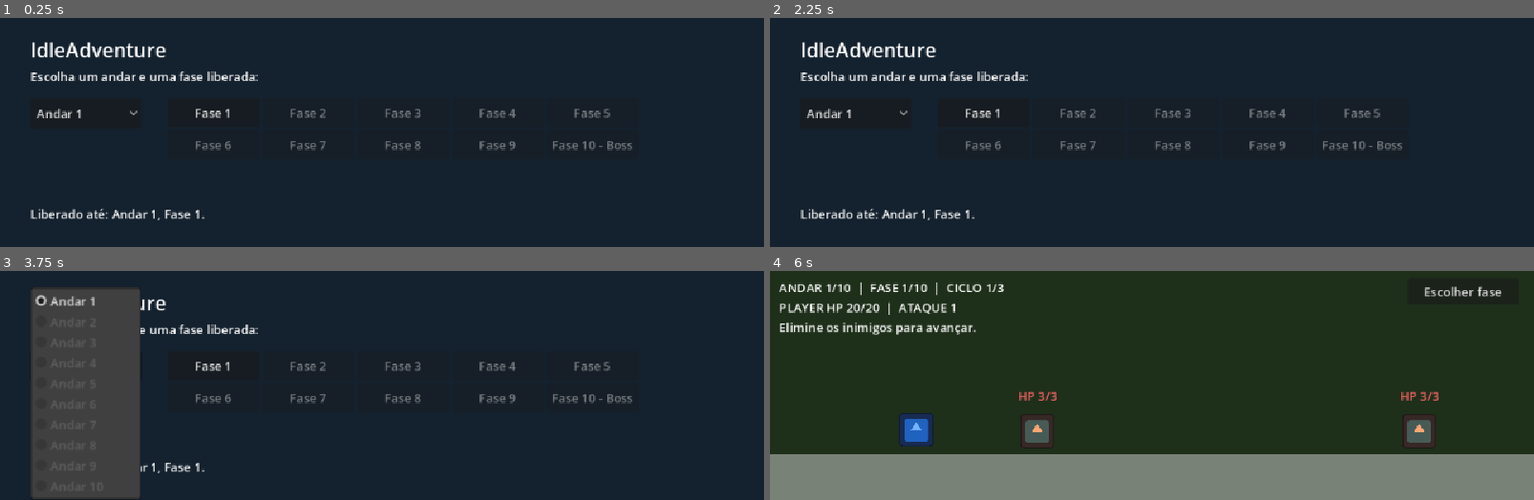
Above: before the commit, frames 1-4 (two rows, left to right).
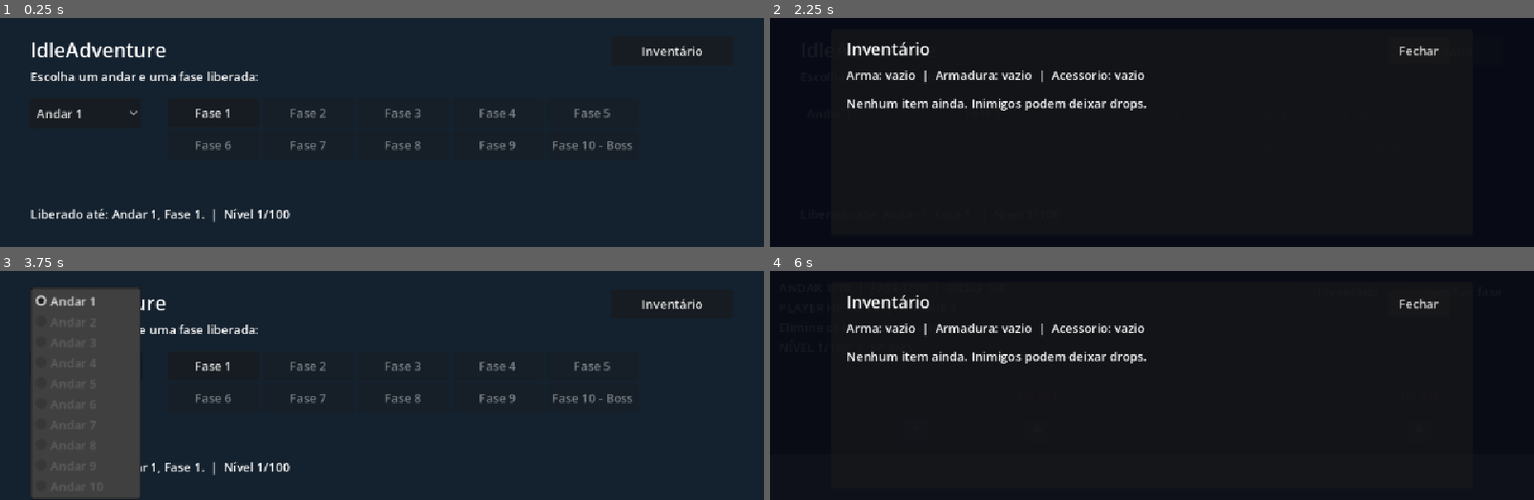
Above: after the commit, the same moments.

Repository: LucasSMFerreira/IdleAdventure
Game: Godot game, scene res://scenes/menu.tscn
Same seed, same stepped clock (60 frames per second), same inputs: the game is played once before the commit and once after it. The engine's default icon, where the game draws it, is replaced by a stand-in: a white triangle on a blue panel in a dark square.
Inputs (mouse positions are in pixels of both pictures, inside the frame that each line leads up to):
- Up to frame 1 (0.25 s): no input
- Up to frame 2 (2.25 s): click "Fase 1" at 0.5 s; click "Escolher fase" at 1.25 s; click (1442, 50) at 2 s, where only the run after the commit has a clickable "Inventário"
- Up to frame 3 (3.75 s): click (649, 303) at 2.75 s, where only the run after the commit has a clickable "Fechar"; click "Andar 1" at 3.5 s
- Up to frame 4 (6 s): click "Andar 1" at 4.25 s; click "Fase 1" at 5 s; click (1350, 291) at 5.75 s, where only the run after the commit has a clickable "Inventário"

The runs differ from the first frame. In frame 1, 0.4% of the frame differs, in the area x 27-92%, y 12-90%; in frame 2, 5.3%; in frame 3, 0.4%; in frame 4, 97%, in the area x 0-100%, y 0-100%.

Commit message:
Adiciona nivel, drops e inventario

Diff:
--- a/scenes/enemy.gd
+++ b/scenes/enemy.gd
@@ -2,6 +2,7 @@
 extends CharacterBody2D
 
 signal atacou(alvo: Player, dano: int)
+signal morreu(tipo: String)
 
 var vida_maxima = 3
 var vida_atual = vida_maxima
@@ -40,6 +41,7 @@
 	visual.modulate = Color(1, 0.25, 0.25)
 	create_tween().tween_property(visual, "modulate", cor_base, 0.3)
 	if vida_atual == 0:
+		morreu.emit(tipo)
 		tempo_ataque.stop()
 		var saida = create_tween()
 		saida.tween_property(self, "modulate", Color(1, 1, 1, 0), 0.35)
--- /dev/null
+++ b/scenes/inventario.gd
@@ -0,0 +1,43 @@
+extends CanvasLayer
+
+signal equipamento_mudou
+
+@onready var lista: VBoxContainer = $Painel/Lista/Itens
+@onready var status: Label = $Painel/Status
+
+func _ready():
+	_atualizar()
+
+func _atualizar():
+	for linha in lista.get_children():
+		linha.free()
+	var nomes = []
+	for slot in ["arma", "armadura", "acessorio"]:
+		var item = EstadoJogo.item_equipado(slot)
+		nomes.append("%s: %s" % [slot.capitalize(), item.get("nome", "vazio")])
+	status.text = "  |  ".join(nomes)
+	if EstadoJogo.inventario.is_empty():
+		var aviso = Label.new()
+		aviso.text = "Nenhum item ainda. Inimigos podem deixar drops."
+		lista.add_child(aviso)
+	for item in EstadoJogo.inventario:
+		var linha = HBoxContainer.new()
+		var descricao = Label.new()
+		descricao.custom_minimum_size = Vector2(620, 32)
+		descricao.text = "%s  |  +%d HP  +%d ATK" % [item["nome"], int(item["bonus_vida"]), int(item["bonus_ataque"])]
+		linha.add_child(descricao)
+		var botao = Button.new()
+		botao.custom_minimum_size = Vector2(130, 32)
+		botao.text = "Equipado" if int(EstadoJogo.equipados.get(item["slot"], 0)) == int(item["id"]) else "Equipar"
+		botao.disabled = botao.text == "Equipado"
+		botao.pressed.connect(_equipar.bind(int(item["id"])))
+		linha.add_child(botao)
+		lista.add_child(linha)
+
+func _equipar(id: int):
+	if EstadoJogo.equipar(id):
+		equipamento_mudou.emit()
+		_atualizar()
+
+func _on_fechar_pressed():
+	queue_free()
--- /dev/null
+++ b/scenes/inventario.tscn
@@ -0,0 +1,50 @@
+[gd_scene format=3]
+
+[ext_resource type="Script" path="res://scenes/inventario.gd" id="1_inventory"]
+
+[node name="Inventario" type="CanvasLayer"]
+layer = 10
+script = ExtResource("1_inventory")
+
+[node name="Fundo" type="ColorRect" parent="."]
+offset_right = 1000.0
+offset_bottom = 300.0
+color = Color(0.03, 0.04, 0.08, 0.94)
+
+[node name="Painel" type="Panel" parent="."]
+offset_left = 80.0
+offset_top = 15.0
+offset_right = 920.0
+offset_bottom = 285.0
+
+[node name="Titulo" type="Label" parent="Painel"]
+offset_left = 20.0
+offset_top = 10.0
+offset_right = 400.0
+offset_bottom = 42.0
+theme_override_font_sizes/font_size = 22
+text = "Inventário"
+
+[node name="Fechar" type="Button" parent="Painel"]
+offset_left = 730.0
+offset_top = 10.0
+offset_right = 810.0
+offset_bottom = 45.0
+text = "Fechar"
+
+[node name="Status" type="Label" parent="Painel"]
+offset_left = 20.0
+offset_top = 48.0
+offset_right = 810.0
+offset_bottom = 75.0
+text = "Arma: vazio  |  Armadura: vazio  |  Acessório: vazio"
+
+[node name="Lista" type="ScrollContainer" parent="Painel"]
+offset_left = 20.0
+offset_top = 85.0
+offset_right = 810.0
+offset_bottom = 250.0
+
+[node name="Itens" type="VBoxContainer" parent="Painel/Lista"]
+
+[connection signal="pressed" from="Painel/Fechar" to="." method="_on_fechar_pressed"]
--- a/scenes/main.gd
+++ b/scenes/main.gd
@@ -8,6 +8,8 @@
 @onready var texto_fase: Label = $Interface/Fase
 @onready var texto_player: Label = $Interface/VidaPlayer
 @onready var objetivo: Label = $Interface/Objetivo
+@onready var texto_xp: Label = $Interface/Experiencia
+@onready var texto_drop: Label = $Interface/Drop
 @onready var reinicio: Timer = $Reinicio
 
 var andar_atual = 1
@@ -20,8 +22,9 @@
 func _ready():
 	andar_atual = EstadoJogo.andar_escolhido
 	fase_atual = EstadoJogo.fase_escolhida
-	player.configurar_melhorias(EstadoJogo.maior_fase_liberada)
+	_aplicar_status()
 	_on_player_vida_mudou(player.vida_atual, player.vida_maxima)
+	_atualizar_xp()
 	_criar_onda()
 
 func _physics_process(_delta):
@@ -49,7 +52,7 @@
 		else:
 			fase_atual = 1
 			andar_atual += 1
-		player.configurar_melhorias(EstadoJogo.maior_fase_liberada)
+		player.curar(player.vida_maxima)
 	player.position = Vector2(100, 210)
 	_criar_onda()
 	trocando_ciclo = false
@@ -80,6 +83,7 @@
 	add_child(inimigo)
 	inimigo.position = Vector2(x, 210)
 	inimigo.atacou.connect(_on_inimigo_atacou)
+	inimigo.morreu.connect(_on_inimigo_morreu)
 
 func _on_player_atacou(alvo: Enemy):
 	if is_instance_valid(alvo):
@@ -88,6 +92,24 @@
 func _on_inimigo_atacou(alvo: Player, dano: int):
 	if alvo == player and not em_derrota:
 		player.receber_dano(dano)
+
+func _on_inimigo_morreu(tipo: String):
+	if EstadoJogo.ganhar_xp(Progressao.xp_inimigo(andar_atual, tipo)):
+		_aplicar_status()
+	var item = Itens.gerar_drop(andar_atual, fase_atual, tipo)
+	if not item.is_empty():
+		EstadoJogo.adicionar_item(item)
+		texto_drop.text = "DROP: %s  |  Abra o inventário para equipar." % item["nome"]
+	_atualizar_xp()
+
+func _aplicar_status():
+	player.configurar_status(EstadoJogo.nivel, EstadoJogo.bonus_vida(), EstadoJogo.bonus_ataque())
+
+func _atualizar_xp():
+	if EstadoJogo.nivel == Evolucao.NIVEL_MAXIMO:
+		texto_xp.text = "NÍVEL 100/100  |  XP MÁXIMO"
+	else:
+		texto_xp.text = "NÍVEL %d/100  |  XP %d/%d" % [EstadoJogo.nivel, EstadoJogo.xp_atual, Evolucao.xp_para_proximo(EstadoJogo.nivel)]
 
 func _on_player_vida_mudou(atual: int, maxima: int):
 	texto_player.text = "PLAYER HP %d/%d  |  ATAQUE %d" % [atual, maxima, player.dano]
@@ -109,3 +131,8 @@
 
 func _on_menu_pressed():
 	get_tree().change_scene_to_file("res://scenes/menu.tscn")
+
+func _on_inventario_pressed():
+	var painel = preload("res://scenes/inventario.tscn").instantiate()
+	add_child(painel)
+	painel.connect("equipamento_mudou", _aplicar_status)
--- a/scenes/main.tscn
+++ b/scenes/main.tscn
@@ -46,6 +46,27 @@
 offset_bottom = 86.0
 text = "Elimine os inimigos para avançar."
 
+[node name="Experiencia" type="Label" parent="Interface"]
+offset_left = 12.0
+offset_top = 88.0
+offset_right = 340.0
+offset_bottom = 112.0
+text = "NÍVEL 1/100  |  XP 0/25"
+
+[node name="Drop" type="Label" parent="Interface"]
+offset_left = 12.0
+offset_top = 114.0
+offset_right = 600.0
+offset_bottom = 138.0
+text = ""
+
+[node name="Inventario" type="Button" parent="Interface"]
+offset_left = 685.0
+offset_top = 10.0
+offset_right = 830.0
+offset_bottom = 44.0
+text = "Inventário"
+
 [node name="Menu" type="Button" parent="Interface"]
 offset_left = 835.0
 offset_top = 10.0
@@ -57,6 +78,7 @@
 wait_time = 2.0
 one_shot = true
 
+[connection signal="pressed" from="Interface/Inventario" to="." method="_on_inventario_pressed"]
 [connection signal="pressed" from="Interface/Menu" to="." method="_on_menu_pressed"]
 [connection signal="atacou" from="Player" to="." method="_on_player_atacou"]
 [connection signal="vida_mudou" from="Player" to="." method="_on_player_vida_mudou"]
--- a/scenes/menu.gd
+++ b/scenes/menu.gd
@@ -26,8 +26,12 @@
 		lista_fases.add_child(botao)
 	var ultimo_andar = int((EstadoJogo.maior_fase_liberada - 1) / Progressao.FASES_POR_ANDAR) + 1
 	var ultima_fase = (EstadoJogo.maior_fase_liberada - 1) % Progressao.FASES_POR_ANDAR + 1
-	estado.text = "Torre concluída! Você pode revisitar qualquer fase." if EstadoJogo.torre_concluida else "Liberado até: Andar %d, Fase %d." % [ultimo_andar, ultima_fase]
+	var mensagem = "Torre concluída! Você pode revisitar qualquer fase." if EstadoJogo.torre_concluida else "Liberado até: Andar %d, Fase %d." % [ultimo_andar, ultima_fase]
+	estado.text = "%s  |  Nível %d/100" % [mensagem, EstadoJogo.nivel]
 
 func _iniciar_fase(andar: int, fase: int):
 	if EstadoJogo.selecionar_fase(andar, fase):
 		get_tree().change_scene_to_file("res://scenes/main.tscn")
+
+func _on_inventario_pressed():
+	add_child(preload("res://scenes/inventario.tscn").instantiate())
--- a/scenes/menu.tscn
+++ b/scenes/menu.tscn
@@ -47,3 +47,11 @@
 offset_right = 800.0
 offset_bottom = 270.0
 text = "Liberado até: Andar 1, Fase 1."
+[node name="Inventario" type="Button" parent="."]
+offset_left = 800.0
+offset_top = 24.0
+offset_right = 960.0
+offset_bottom = 62.0
+text = "Inventário"
+
+[connection signal="pressed" from="Inventario" to="." method="_on_inventario_pressed"]
--- a/scenes/player.gd
+++ b/scenes/player.gd
@@ -81,10 +81,12 @@
 	alvo = null
 	inimigo_perto = false
 
-func configurar_melhorias(fases_liberadas: int):
-	vida_maxima = 20 + mini(fases_liberadas - 1, 40)
-	dano = 1 + mini(int((fases_liberadas - 1) / 5), 5)
-	vida_atual = vida_maxima
+func configurar_status(novo_nivel: int, bonus_vida: int, bonus_ataque: int):
+	var nova_vida = Evolucao.vida_maxima(novo_nivel) + bonus_vida
+	var aumento_vida = maxi(nova_vida - vida_maxima, 0)
+	vida_maxima = nova_vida
+	dano = Evolucao.ataque(novo_nivel) + bonus_ataque
+	vida_atual = mini(vida_atual + aumento_vida, vida_maxima)
 	vida_mudou.emit(vida_atual, vida_maxima)
 
 func reiniciar():
--- a/scripts/estado_jogo.gd
+++ b/scripts/estado_jogo.gd
@@ -5,6 +5,11 @@
 var andar_escolhido = 1
 var fase_escolhida = 1
 var torre_concluida = false
+var nivel = 1
+var xp_atual = 0
+var inventario: Array = []
+var equipados = {"arma": 0, "armadura": 0, "acessorio": 0}
+var proximo_item_id = 1
 
 func _ready():
 	carregar()
@@ -18,6 +23,20 @@
 	if dados is Dictionary:
 		maior_fase_liberada = clampi(int(dados.get("maior_fase_liberada", 1)), 1, Progressao.TOTAL_ANDARES * Progressao.FASES_POR_ANDAR)
 		torre_concluida = bool(dados.get("torre_concluida", false))
+		nivel = clampi(int(dados.get("nivel", 1)), 1, Evolucao.NIVEL_MAXIMO)
+		xp_atual = maxi(int(dados.get("xp_atual", 0)), 0)
+		while nivel < Evolucao.NIVEL_MAXIMO and xp_atual >= Evolucao.xp_para_proximo(nivel):
+			xp_atual -= Evolucao.xp_para_proximo(nivel)
+			nivel += 1
+		if nivel == Evolucao.NIVEL_MAXIMO:
+			xp_atual = 0
+		inventario = dados.get("inventario", []) if dados.get("inventario", []) is Array else []
+		var salvos = dados.get("equipados", {})
+		equipados = {"arma": 0, "armadura": 0, "acessorio": 0}
+		if salvos is Dictionary:
+			for slot in equipados:
+				equipados[slot] = int(salvos.get(slot, 0))
+		proximo_item_id = maxi(int(dados.get("proximo_item_id", 1)), 1)
 
 func salvar():
 	var arquivo = FileAccess.open(caminho_save, FileAccess.WRITE)
@@ -25,7 +44,62 @@
 		arquivo.store_string(JSON.stringify({
 			"maior_fase_liberada": maior_fase_liberada,
 			"torre_concluida": torre_concluida,
+			"nivel": nivel,
+			"xp_atual": xp_atual,
+			"inventario": inventario,
+			"equipados": equipados,
+			"proximo_item_id": proximo_item_id,
 		}))
+
+func ganhar_xp(valor: int) -> bool:
+	if valor <= 0 or nivel == Evolucao.NIVEL_MAXIMO:
+		return false
+	var nivel_anterior = nivel
+	xp_atual += valor
+	while nivel < Evolucao.NIVEL_MAXIMO and xp_atual >= Evolucao.xp_para_proximo(nivel):
+		xp_atual -= Evolucao.xp_para_proximo(nivel)
+		nivel += 1
+	if nivel == Evolucao.NIVEL_MAXIMO:
+		xp_atual = 0
+	salvar()
+	return nivel > nivel_anterior
+
+func adicionar_item(item: Dictionary) -> int:
+	if item.is_empty():
+		return 0
+	var novo = item.duplicate(true)
+	novo["id"] = proximo_item_id
+	proximo_item_id += 1
+	inventario.append(novo)
+	salvar()
+	return int(novo["id"])
+
+func equipar(id: int) -> bool:
+	for item in inventario:
+		if int(item.get("id", 0)) == id and equipados.has(item.get("slot", "")):
+			equipados[item["slot"]] = id
+			salvar()
+			return true
+	return false
+
+func item_equipado(slot: String) -> Dictionary:
+	var id = int(equipados.get(slot, 0))
+	for item in inventario:
+		if int(item.get("id", 0)) == id:
+			return item
+	return {}
+
+func bonus_vida() -> int:
+	var bonus = 0
+	for slot in equipados:
+		bonus += int(item_equipado(slot).get("bonus_vida", 0))
+	return bonus
+
+func bonus_ataque() -> int:
+	var bonus = 0
+	for slot in equipados:
+		bonus += int(item_equipado(slot).get("bonus_ataque", 0))
+	return bonus
 
 func selecionar_fase(andar: int, fase: int) -> bool:
 	var indice = (andar - 1) * Progressao.FASES_POR_ANDAR + fase
--- /dev/null
+++ b/scripts/evolucao.gd
@@ -0,0 +1,13 @@
+class_name Evolucao
+extends RefCounted
+
+const NIVEL_MAXIMO = 100
+
+static func xp_para_proximo(nivel: int) -> int:
+	return 20 + 5 * nivel
+
+static func vida_maxima(nivel: int) -> int:
+	return 20 + int((nivel - 1) / 2)
+
+static func ataque(nivel: int) -> int:
+	return 1 + int((nivel - 1) / 10)
--- /dev/null
+++ b/scripts/itens.gd
@@ -0,0 +1,38 @@
+class_name Itens
+extends RefCounted
+
+const SLOTS = ["arma", "armadura", "acessorio"]
+const QUALIDADES = ["Comum", "Raro", "Épico", "Lendário"]
+const MULTIPLICADORES = [1, 2, 3, 5]
+
+static func gerar_drop(andar: int, fase: int, tipo: String) -> Dictionary:
+	if tipo == "normal" and randf() > 0.35:
+		return {}
+	var nivel_item = clampi((andar - 1) * 10 + fase, 1, 100)
+	var sorteio = randf()
+	var qualidade = 0
+	if tipo == "boss":
+		qualidade = 3 if sorteio > 0.7 else 2
+	elif tipo == "mini":
+		qualidade = 3 if sorteio > 0.95 else (2 if sorteio > 0.6 else 1)
+	else:
+		qualidade = 2 if sorteio > 0.98 else (1 if sorteio > 0.8 else 0)
+	var slot = "arma" if tipo == "mini" else SLOTS[randi_range(0, SLOTS.size() - 1)]
+	var bonus_vida = 0
+	var bonus_ataque = 0
+	var multiplicador = MULTIPLICADORES[qualidade]
+	if slot == "arma":
+		bonus_ataque = maxi(1, int((nivel_item + 19) / 20)) * multiplicador
+	elif slot == "armadura":
+		bonus_vida = maxi(2, int((nivel_item + 4) / 5)) * multiplicador
+	else:
+		bonus_vida = maxi(1, int((nivel_item + 9) / 10)) * multiplicador
+		bonus_ataque = maxi(1, int((nivel_item + 39) / 40)) * multiplicador
+	return {
+		"nome": "%s %s Nv.%d" % [QUALIDADES[qualidade], slot.capitalize(), nivel_item],
+		"slot": slot,
+		"nivel": nivel_item,
+		"qualidade": qualidade,
+		"bonus_vida": bonus_vida,
+		"bonus_ataque": bonus_ataque,
+	}
--- a/scripts/progressao.gd
+++ b/scripts/progressao.gd
@@ -14,10 +14,10 @@
 	return mini(2 + int((fase - 1) / 3) + int((andar - 1) / 3) + ciclo - 1, 6)
 
 static func vida_inimigo(andar: int, fase: int) -> int:
-	return 3 + int((fase - 1) / 3) + andar - 1
+	return 3 + int((fase - 1) / 3) + 2 * (andar - 1)
 
 static func dano_inimigo(andar: int) -> int:
-	return 1 + int((andar - 1) / 3)
+	return 1 + int((andar - 1) / 2)
 
 static func vida_chefe(andar: int, fase: int) -> int:
 	var vida = vida_inimigo(andar, fase)
@@ -25,3 +25,10 @@
 
 static func dano_chefe(andar: int, fase: int) -> int:
 	return dano_inimigo(andar) + (2 if fase == FASES_POR_ANDAR else 1)
+
+static func xp_inimigo(andar: int, tipo: String) -> int:
+	if tipo == "boss":
+		return 80 + 10 * andar
+	if tipo == "mini":
+		return 25 + 5 * andar
+	return 5 + 2 * andar
Not shown, added: scenes/inventario.gd.uid
Not shown, added: scripts/evolucao.gd.uid
Not shown, added: scripts/itens.gd.uid
Not shown, added: ROADMAP.md
